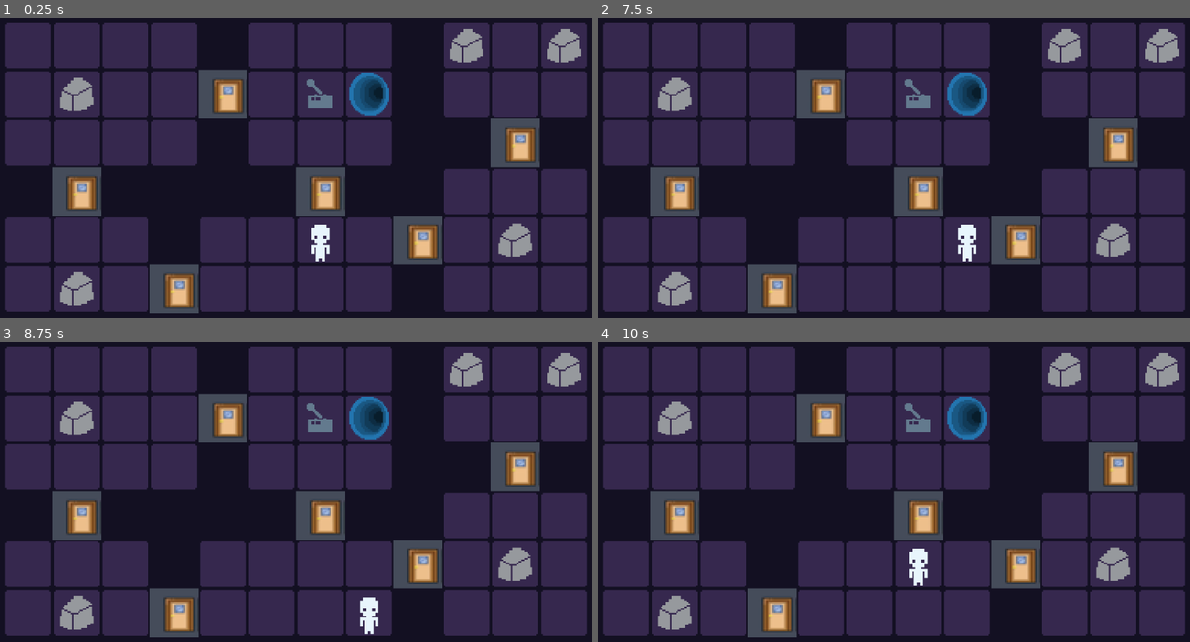
Above: before the commit, frames 1-4 (two rows, left to right).
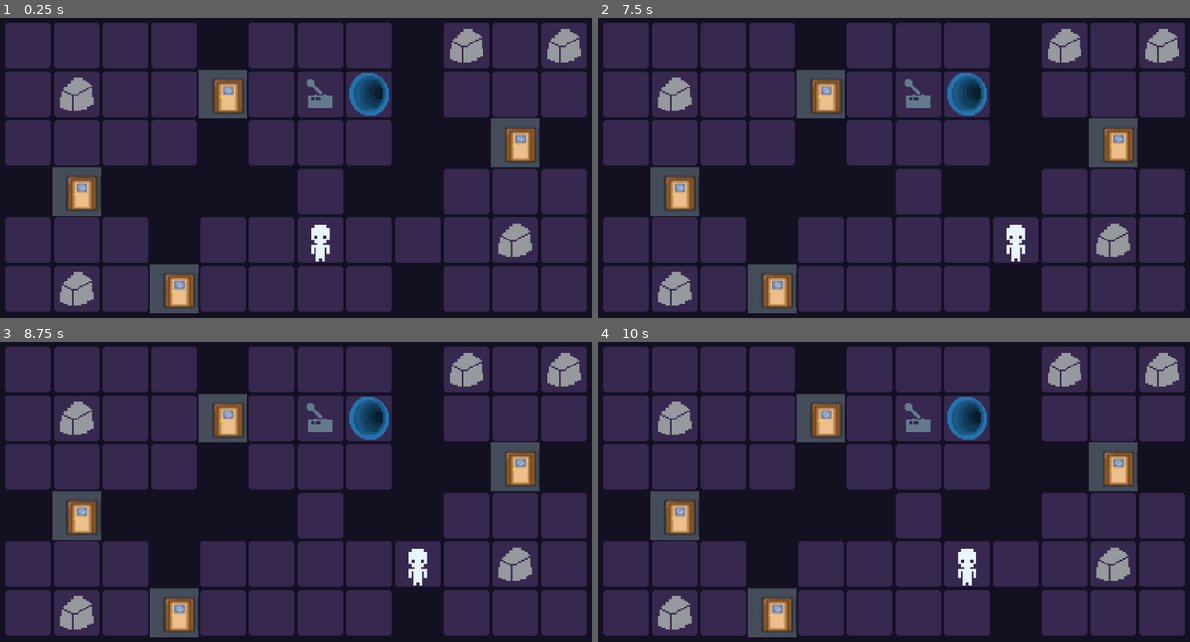
Above: after the commit, the same moments.

Repository: dmfv/probable-waddle
Game: Godot game, scene res://gameplay.tscn
Same seed, same stepped clock (60 frames per second), same inputs: the game is played once before the commit and once after it.
Inputs:
- Up to frame 1 (0.25 s): no input
- Up to frame 2 (7.5 s): tap Enter at 0.5 s; hold D (right) 0.53-1.28 s; tap R (reset) every 0.75 s from 1.25 to 4.25 s; hold S (down) 1.28-2.03 s; hold D (right) 2.03-2.78 s; hold W (up) 2.78-3.53 s; hold A (left) 3.53-5.03 s; hold S (down) 5.03-5.78 s; hold D (right) 5.78-6.53 s; hold W (up) 6.53-7.28 s; hold D (right) from 7.28 s (still down)
- Up to frame 3 (8.75 s): release D (right) at 8.03 s; hold S (down) from 8.03 s (still down)
- Up to frame 4 (10 s): release S (down) at 8.78 s; hold A (left) 8.78-9.53 s; hold W (up) from 9.53 s (still down)

The runs differ from the first frame. In frame 1, 2.5% of the frame differs, in the area x 49-75%, y 49-83%; in frame 2, 2.8%; in frame 3, 2.8%; in frame 4, 3.1%.

Commit message:
add walk through doors, portals

Diff:
--- /dev/null
+++ b/Components/go_through_component.gd
@@ -0,0 +1,29 @@
+class_name GoThroughComponent extends Node
+
+## Emitted when this object was just interacted with
+## See func interact()
+signal just_interacted(interacted_by: GridObject, signal_owner: GoThroughComponent)
+
+# In case we may want to disable it
+@export var is_enabled: bool = true  ## is it ever possible to activate?
+@export var is_activated: bool = false  ## player can go through now?
+@export var lead_to_level_id: int = -1  ## if this is a door between levels choose positive level id
+@export var lead_to_sublevel_id: int = -1  ## if this is a door between sublevels choose positive sublevel id
+
+
+func _enter_tree() -> void:
+	# This component can only be a chld of GridObjects
+	assert(owner is GridObject)
+	owner.set_meta(&"GoThroughComponent", self) # Register
+
+func _exit_tree() -> void:
+	owner.remove_meta(&"GoThroughComponent") # Unregister
+
+func can_player_walk_through() -> bool:
+	return is_activated
+
+func interact(interacted_by: Node):
+	if not is_enabled and interacted_by != self:
+		return
+	is_activated = !is_activated  # new state
+	just_interacted.emit(interacted_by, self)
--- a/Components/interactable_component.gd
+++ b/Components/interactable_component.gd
@@ -5,7 +5,8 @@
 signal just_interacted(interacted_by: GridObject, signal_owner: InteractableComponent)
 
 # In case we may want to disable it
-@export var is_enabled: bool = true  ## initial state
+@export var is_enabled: bool = true  ## is it ever possible to activate?
+@export var is_activated: bool = false  ## initial state. Could be used for syncronization with sprites
 @export var activate_by_player: bool = true  ## can directly actiaved by player or by some switch
 
 func _enter_tree() -> void:
@@ -22,10 +23,12 @@
 #  E.g. `BreakableComponent (extends InteractableComponent)`
 # See also func move() in player.gd
 func interact(interacted_by: GridObject):
-	if !is_enabled:
+	if not is_enabled:
 		return
+
+	if owner.has_component(&"GoThroughComponent"):
+		var object = owner.get_component(&"GoThroughComponent")
+		object.interact(self)
+
+	is_activated = !is_activated  # new state
 	just_interacted.emit(interacted_by, self)
-
-func flips_state(interacted_by: GridObject):
-	is_enabled = !is_enabled
-	just_interacted.emit(interacted_by, self)
--- /dev/null
+++ b/Components/teleport_to_sublevel.gd
@@ -0,0 +1,19 @@
+class_name TeleportToSublevelComponent extends Node
+
+## Emitted when this object was just interacted with
+## See func interact()
+signal just_interacted(interacted_by: GridObject, signal_owner: TeleportToSublevelComponent)
+
+@export var sublevel_id: int = 0  ## this portal teleports to sublevel id (id from Level array)
+
+func _enter_tree() -> void:
+	# This component can only be a chld of GridObjects
+	assert(owner is GridObject)
+	owner.set_meta(&"TeleportToSublevelComponent", self) # Register
+
+func _exit_tree() -> void:
+	owner.remove_meta(&"TeleportToSublevelComponent") # Unregister
+
+func interact(interacted_by: Node):
+	get_tree().current_scene.get_active_level().set_sublevel_by_id(sublevel_id)
+	just_interacted.emit(interacted_by, self)
--- a/Objects/blue_portal.tscn
+++ b/Objects/blue_portal.tscn
@@ -1,8 +1,9 @@
-[gd_scene load_steps=4 format=3 uid="uid://brdjhbchajsxd"]
+[gd_scene load_steps=5 format=3 uid="uid://brdjhbchajsxd"]
 
 [ext_resource type="Script" path="res://Objects/switch.gd" id="1_vqxv2"]
 [ext_resource type="Texture2D" uid="uid://cc4bq88w884o1" path="res://Sprites/blueportals.png" id="2_ana1i"]
 [ext_resource type="Script" path="res://Components/interactable_component.gd" id="3_jsusq"]
+[ext_resource type="Script" path="res://Components/teleport_to_sublevel.gd" id="4_vk4tn"]
 
 [node name="Blue_Portal" type="Node2D"]
 script = ExtResource("1_vqxv2")
@@ -16,4 +17,8 @@
 script = ExtResource("3_jsusq")
 activate_by_player = false
 
+[node name="TeleportToSublevelComponent" type="Node" parent="."]
+script = ExtResource("4_vk4tn")
+sublevel_id = 1
+
 [connection signal="just_interacted" from="InteractableComponent" to="." method="_on_just_interacted"]
--- a/Objects/door.tscn
+++ b/Objects/door.tscn
@@ -1,8 +1,9 @@
-[gd_scene load_steps=4 format=3 uid="uid://dntmfab6tikbf"]
+[gd_scene load_steps=5 format=3 uid="uid://dntmfab6tikbf"]
 
 [ext_resource type="Script" path="res://Objects/switch.gd" id="1_7gqfe"]
 [ext_resource type="Texture2D" uid="uid://ci0feebcivem4" path="res://Sprites/door.png" id="2_7y8dx"]
 [ext_resource type="Script" path="res://Components/interactable_component.gd" id="3_e1xp8"]
+[ext_resource type="Script" path="res://Components/go_through_component.gd" id="4_e55le"]
 
 [node name="Door" type="Node2D"]
 script = ExtResource("1_7gqfe")
@@ -16,4 +17,7 @@
 script = ExtResource("3_e1xp8")
 activate_by_player = false
 
+[node name="GoThroughComponent" type="Node" parent="."]
+script = ExtResource("4_e55le")
+
 [connection signal="just_interacted" from="InteractableComponent" to="." method="_on_just_interacted"]
--- a/Objects/hand_door.tscn
+++ b/Objects/hand_door.tscn
@@ -1,8 +1,9 @@
-[gd_scene load_steps=4 format=3 uid="uid://br5x8txk6rgmc"]
+[gd_scene load_steps=5 format=3 uid="uid://br5x8txk6rgmc"]
 
 [ext_resource type="Script" path="res://Objects/switch.gd" id="1_vcmvo"]
 [ext_resource type="Texture2D" uid="uid://ci0feebcivem4" path="res://Sprites/door.png" id="2_v17em"]
 [ext_resource type="Script" path="res://Components/interactable_component.gd" id="3_6s6hg"]
+[ext_resource type="Script" path="res://Components/go_through_component.gd" id="4_ma8vl"]
 
 [node name="Hand_Door" type="Node2D"]
 script = ExtResource("1_vcmvo")
@@ -15,4 +16,7 @@
 [node name="InteractableComponent" type="Node" parent="."]
 script = ExtResource("3_6s6hg")
 
+[node name="GoThroughComponent" type="Node" parent="."]
+script = ExtResource("4_ma8vl")
+
 [connection signal="just_interacted" from="InteractableComponent" to="." method="_on_just_interacted"]
--- /dev/null
+++ b/Objects/lamp.tscn
@@ -0,0 +1,19 @@
+[gd_scene load_steps=4 format=3 uid="uid://gxgbqdbhiory"]
+
+[ext_resource type="Script" path="res://Objects/switch.gd" id="1_d5bui"]
+[ext_resource type="Texture2D" uid="uid://bclgtu8jedokt" path="res://Sprites/door.png" id="2_3fnc2"]
+[ext_resource type="Script" path="res://Components/interactable_component.gd" id="3_ydgq0"]
+
+[node name="Door" type="Node2D"]
+script = ExtResource("1_d5bui")
+
+[node name="Sprite" type="Sprite2D" parent="."]
+position = Vector2(16, 16)
+texture = ExtResource("2_3fnc2")
+hframes = 2
+
+[node name="InteractableComponent" type="Node" parent="."]
+script = ExtResource("3_ydgq0")
+activate_by_player = false
+
+[connection signal="just_interacted" from="InteractableComponent" to="." method="_on_just_interacted"]
--- a/Objects/switch.gd
+++ b/Objects/switch.gd
@@ -11,8 +11,7 @@
 
 ## Called from InteractableComponent
 func _on_just_interacted(_interacted_by: GridObject, signal_owner: InteractableComponent):
-
-	is_activated = !is_activated # This also updates the sprite thanks to the setter!
+	is_activated = signal_owner.is_activated # This also updates the sprite thanks to the setter!
 
 	sprite.scale = Vector2(2.0, 0.5)
 	sprite.rotation_degrees = 7.0
--- a/Player/player.gd
+++ b/Player/player.gd
@@ -16,9 +16,7 @@
 
 
 func _ready():
-	pass
-	#print(get_tree().current_scene.get_active_level())
-	#sublevel = get_tree().current_scene.get_active_level().get_active_sublevel() as SubLevel
+	sublevel = get_tree().current_scene.get_active_level().get_active_sublevel() as SubLevel
 
 
 func _unhandled_key_input(event: InputEvent):
@@ -48,14 +46,29 @@
 func move(dir: Vector2i) -> void:
 	var target_cell: Vector2i = grid_pos + dir
 
+	# TODO: need to move it below the pushable component (separate animation, movement and actual push)
+	var object: GridObject = sublevel.get_cellv(target_cell)
+	if object != null and \
+	   object.has_component(&"GoThroughComponent") and \
+	   object.get_component(&"GoThroughComponent").can_player_walk_through():
+
+		grid_pos = target_cell
+		return
+
+	if object != null and \
+	   object.has_component(&"TeleportToSublevelComponent"):
+		object.get_component(&"TeleportToSublevelComponent").interact(self)
+		return
+
+
 	if pushable_component.try_push(dir):
 		return
 
 	# Push failed; try to interact with stuff
-	var object: GridObject = sublevel.get_cellv(target_cell)
 	# SubLevel::get_cellv()` can return null, let's handle that just in case
 	if object == null:
 		return
+
 	# Object is not interactable; return
 	if !object.has_component(&"InteractableComponent"):
 		return
--- a/Scenes/Levels/1/level.tscn
+++ b/Scenes/Levels/1/level.tscn
@@ -15,7 +15,7 @@
 script = ExtResource("1_qkxui")
 sublevels = [NodePath("SubLevel_0"), NodePath("SubLevel_1")]
 switchers_doors_pathes_dict = {
-NodePath("SubLevel_1/Objects/Switch"): NodePath("SubLevel_0/Objects/Door2"),
+NodePath("SubLevel_1/Objects/Switch"): NodePath("SubLevel_1/Objects/Door"),
 NodePath("SubLevel_0/Objects/Switch"): NodePath("SubLevel_1/Objects/Door")
 }
 
@@ -72,19 +72,14 @@
 [node name="Door" parent="SubLevel_0/Objects" instance=ExtResource("9_im4vm")]
 position = Vector2(128, -32)
 
-[node name="Door2" parent="SubLevel_0/Objects" instance=ExtResource("9_im4vm")]
-position = Vector2(64, 32)
-
-[node name="Door3" parent="SubLevel_0/Objects" instance=ExtResource("9_im4vm")]
-position = Vector2(-96, 64)
+[node name="Door3" parent="SubLevel_0/Objects" instance=ExtResource("9_o6n8i")]
+position = Vector2(-95, 64)
 
 [node name="Door4" parent="SubLevel_0/Objects" instance=ExtResource("9_im4vm")]
 position = Vector2(-160, 0)
 
 [node name="Door5" parent="SubLevel_0/Objects" instance=ExtResource("9_im4vm")]
 position = Vector2(-64, -64)
-
-[node name="Hand_Door" parent="SubLevel_0/Objects" instance=ExtResource("9_o6n8i")]
 
 [node name="Blue_Portal" parent="SubLevel_0/Objects" instance=ExtResource("8_a85fq")]
 position = Vector2(32, -64)
--- a/Scenes/Levels/level.gd
+++ b/Scenes/Levels/level.gd
@@ -16,6 +16,10 @@
 			switch_node_path != null and switchers_doors_pathes_dict[switch_node_path],
 			"switch and door must be initialized!"
 		)
+		assert(
+			switch_node_path != switchers_doors_pathes_dict[switch_node_path],
+			"switch and door must be different nodes!"
+		)
 		var switch = get_node(switch_node_path)
 		switch.get_component(&"InteractableComponent").just_interacted.connect(_on_switch_interacted)
 		switchers_doors[switch] = get_node(switchers_doors_pathes_dict[switch_node_path])
@@ -25,6 +29,15 @@
 	# TODO: ADD SUBLEVELS TO GROUP
 	assert(active_sublevel_id < sublevels.size(), "no sublevel with such id!")
 	return sublevels[active_sublevel_id]
+
+func set_sublevel_by_id(id: int) -> void:
+	assert(
+		id < sublevels.size(),
+		"trying to load non existing sublevel id. id must be less than sublevels array."
+	)
+	disable_sublevel(sublevels[active_sublevel_id])
+	active_sublevel_id = id
+	enable_sublevel(sublevels[active_sublevel_id])
 
 func set_next_sublevel() -> void:
 	disable_sublevel(sublevels[active_sublevel_id])
@@ -57,10 +70,16 @@
 # intersublevel switchers
 func flip_switch(switch: Node, set_active: bool) -> void:
 	var door = switchers_doors[switch]
+	# interact with interactive element
 	if door.has_component(&"InteractableComponent"):
 		var object = door.get_component(&"InteractableComponent")
-		#object.flips_state(switch)
 		object.interact(switch)
+	else:
+		# GoThroughtComponent activated in InteractableComponent if it is
+		if door.has_component(&"GoThroughComponent"):
+			var object = door.get_component(&"GoThroughComponent")
+			object.interact(switch)
+
 
 func _on_switch_interacted(interacted_by: GridObject, signal_owner: InteractableComponent) -> void:
 	flip_switch(signal_owner.get_parent(), signal_owner.is_enabled)
